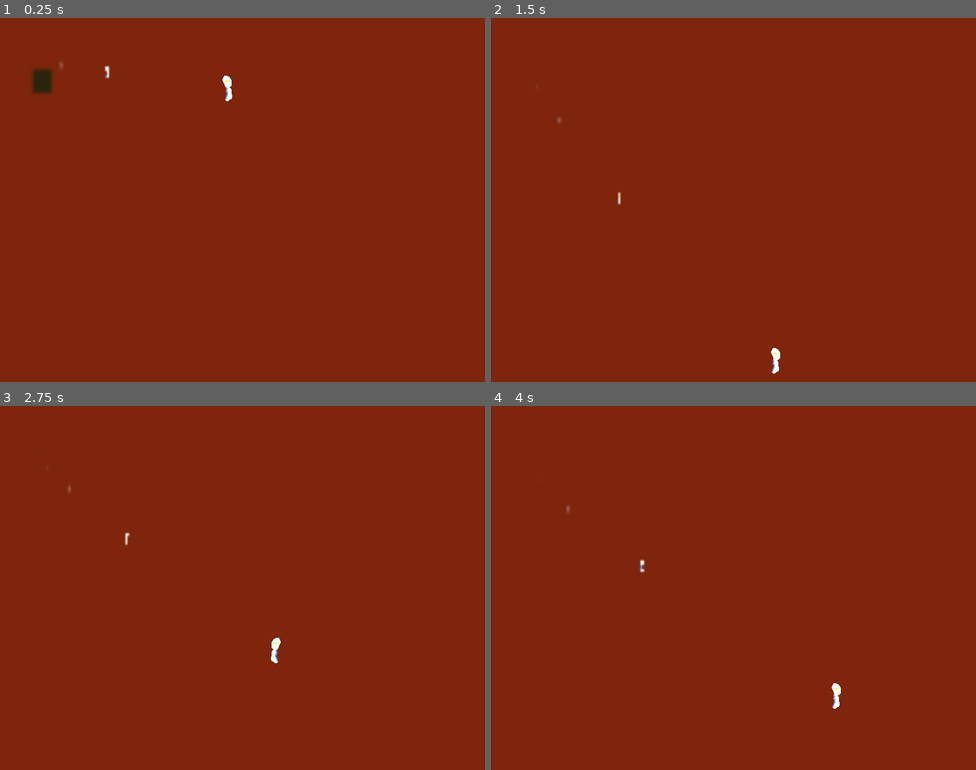
Above: before the commit, frames 1-4 (two rows, left to right).
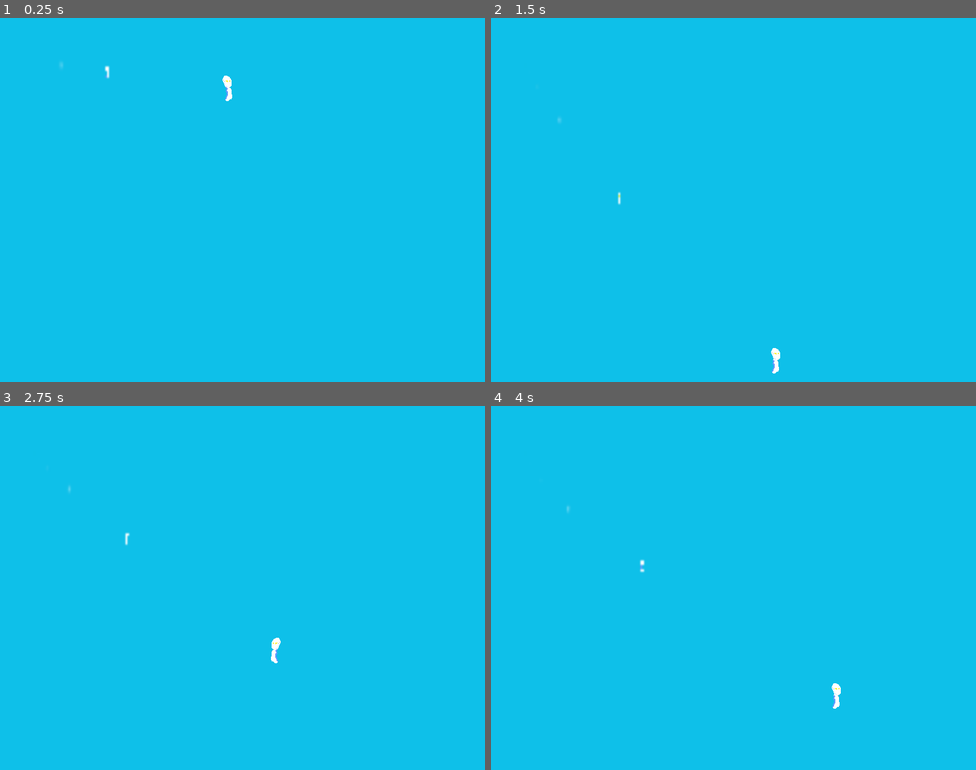
Above: after the commit, the same moments.

Repository: Axeltherabbit/ld47
Game: Godot game, scene res://scenes/room.tscn
Two runs of this game, one before a commit and one after it. Both use one fixed random seed, a clock stepped at 60 frames per second and the inputs below. This scene is started directly instead of the project's main scene.
Inputs:
- Up to frame 1 (0.25 s): no input
- Up to frame 2 (1.5 s): hold Y 0.53-1.28 s; hold D from 0.53 s (still down); tap Space at 0.77 s; tap E at 0.8, 1.35 s
- Up to frame 3 (2.75 s): tap Space at 1.52 s; tap Y at 1.55 s; release D at 2.03 s; hold A from 2.03 s (still down); hold Y from 2.03 s (still down); tap E at 2.3 s
- Up to frame 4 (4 s): release A at 2.78 s; release Y at 2.78 s; hold D from 2.78 s (still down); tap E at 2.85, 3.8 s; tap Space at 3.02, 3.77 s; tap Y at 3.05 s; hold N from 3.53 s (still down)

The runs differ from the first frame. In frame 1, 100% of the frame differs, in the area x 0-100%, y 0-100%; in frame 2, 100%; in frame 3, 100%; in frame 4, 100%.

Commit message:
added the music and changed few things, the game is ready for the export

Diff:
--- a/scenes/gate.tscn
+++ b/scenes/gate.tscn
@@ -55,7 +55,7 @@
 material = SubResource( 3 )
 script = ExtResource( 3 )
 
-[node name="Sprite2" type="Sprite" parent="."]
+[node name="background" type="Sprite" parent="."]
 material = SubResource( 5 )
 texture = ExtResource( 1 )
 centered = false
--- a/scenes/menu.tscn
+++ b/scenes/menu.tscn
@@ -13,7 +13,7 @@
 [node name="background" type="ColorRect" parent="."]
 anchor_right = 1.0
 anchor_bottom = 1.0
-color = Color( 0.137255, 0.0901961, 0.690196, 1 )
+color = Color( 0.0352941, 0.0470588, 0.0470588, 1 )
 __meta__ = {
 "_edit_use_anchors_": false
 }
@@ -21,10 +21,10 @@
 [node name="istructions" type="Button" parent="."]
 anchor_right = 0.263
 anchor_bottom = 0.065
-margin_left = 362.0
-margin_top = 238.0
-margin_right = 374.0
-margin_bottom = 258.0
+margin_left = 267.0
+margin_top = 266.0
+margin_right = 279.0
+margin_bottom = 286.0
 text = "istructions"
 __meta__ = {
 "_edit_use_anchors_": false
@@ -33,10 +33,10 @@
 [node name="credits" type="Button" parent="."]
 anchor_right = 0.263
 anchor_bottom = 0.065
-margin_left = 363.0
-margin_top = 349.0
-margin_right = 375.0
-margin_bottom = 369.0
+margin_left = 269.0
+margin_top = 354.0
+margin_right = 281.0
+margin_bottom = 374.0
 text = "credits"
 __meta__ = {
 "_edit_use_anchors_": false
@@ -54,7 +54,10 @@
 [node name="RichTextLabel" type="RichTextLabel" parent="istructions_text"]
 anchor_right = 1.0
 anchor_bottom = 1.0
-text = "asdddddddddddddddddddddddddddddddddddddddddddddddddddddddd"
+text = "(A) to move left
+(D) to move right
+(SPACE) to jump
+(E) to interact"
 __meta__ = {
 "_edit_use_anchors_": false
 }
@@ -71,21 +74,44 @@
 [node name="RichTextLabel" type="RichTextLabel" parent="credits_text"]
 anchor_right = 1.0
 anchor_bottom = 1.0
+focus_mode = 2
+text = "Game made by AxelTheRabbit
+Thank you Professor Douglas Hofstadter for the book that ispired this game https://en.wikipedia.org/wiki/I_Am_a_Strange_Loop
+Game made on Linux <3
+Graphics : Gimp
+Game engine : Godot
+Music : https://beepbox.co/
+I have used this shader : https://www.youtube.com/watch?v=qDT-nJXmfL0
+"
+selection_enabled = true
 __meta__ = {
 "_edit_use_anchors_": false
 }
 
-[node name="Label" type="Label" parent="."]
+[node name="title" type="Label" parent="."]
 anchor_top = 0.108
 anchor_right = 0.2
 anchor_bottom = 0.129
 rect_scale = Vector2( 5, 5 )
-text = "Title"
+text = "Strange loop"
 align = 1
 __meta__ = {
 "_edit_use_anchors_": false
 }
 
-[node name="AudioStreamPlayer" type="AudioStreamPlayer" parent="."]
+[node name="title2" type="Label" parent="."]
+anchor_top = 0.108
+anchor_right = 0.2
+anchor_bottom = 0.129
+margin_left = 8.0
+margin_top = 112.0
+margin_right = 8.0
+margin_bottom = 113.4
+rect_scale = Vector2( 5, 5 )
+text = "Start by pressing (E)"
+align = 1
+__meta__ = {
+"_edit_use_anchors_": false
+}
 [connection signal="pressed" from="istructions" to="." method="_on_istructions_pressed"]
 [connection signal="pressed" from="credits" to="." method="_on_credits_pressed"]
--- a/scenes/room.tscn
+++ b/scenes/room.tscn
@@ -7,6 +7,7 @@
 [ext_resource path="res://assets/2D/rotatebutton.png" type="Texture" id=5]
 [ext_resource path="res://assets/2D/platform.png" type="Texture" id=6]
 [ext_resource path="res://scenes/viewport.tscn" type="PackedScene" id=7]
+[ext_resource path="res://assets/Music/SuperAnnoyingSong.ogg" type="AudioStream" id=8]
 
 [sub_resource type="Animation" id=1]
 resource_name = "movement#"
@@ -73,7 +74,6 @@
 anims/movement# = SubResource( 1 )
 
 [node name="background" type="Sprite" parent="."]
-modulate = Color( 0.54902, 0.156863, 0.792157, 1 )
 show_behind_parent = true
 texture = ExtResource( 1 )
 centered = false
@@ -206,10 +206,10 @@
 visible = false
 anchor_right = 0.219
 anchor_bottom = 0.237
-margin_left = 50.7968
-margin_top = 134.929
-margin_right = 90.7968
-margin_bottom = 192.729
+margin_left = 43.3053
+margin_top = 22.5561
+margin_right = 83.3053
+margin_bottom = 80.3561
 __meta__ = {
 "_edit_use_anchors_": false
 }
@@ -217,6 +217,10 @@
 [node name="Viewport" parent="ViewportContainer" instance=ExtResource( 7 )]
 render_target_update_mode = 0
 gui_disable_input = true
+
+[node name="AudioStreamPlayer2D" type="AudioStreamPlayer2D" parent="."]
+stream = ExtResource( 8 )
+autoplay = true
 [connection signal="animation_finished" from="screen/AnimationPlayer" to="." method="_on_AnimationPlayer_animation_finished"]
 [connection signal="body_entered" from="startbutton" to="." method="_on_startbutton_body_entered"]
 [connection signal="body_exited" from="startbutton" to="." method="_on_startbutton_body_exited"]
--- a/scripts/gate.gd
+++ b/scripts/gate.gd
@@ -4,9 +4,8 @@
 
 
 func changescene(vp, scene):
-	vp.get_children()[0].queue_free()
+	for child in vp.get_children(): child.queue_free()
 	vp.add_child(load(scene).instance())
-
 
 # Called when the node enters the scene tree for the first time.
 func _input(event):
--- a/scripts/main.gd
+++ b/scripts/main.gd
@@ -9,7 +9,7 @@
 func _ready():
 	pass # Replace with function body.
 func changescene(vp, scene):
-	vp.get_children()[0].queue_free()
+	for child in vp.get_children(): child.queue_free()
 	vp.add_child(load(scene).instance())
 
 
--- a/scripts/menu.gd
+++ b/scripts/menu.gd
@@ -6,9 +6,8 @@
 # var b = "text"
 
 func changescene(vp, scene):
-	vp.get_children()[0].queue_free()
+	for child in vp.get_children(): child.queue_free()
 	vp.add_child(load(scene).instance())
-
 
 # Called when the node enters the scene tree for the first time.
 func _ready():
--- a/scripts/room.gd
+++ b/scripts/room.gd
@@ -11,7 +11,7 @@
 	img.flip_y()
 	img.resize(400,300)
 	img.lock()
-	img.save_png("res://test.png")
+	img.save_png("user://room.png")
 
 func _ready():
 	saveviewport()
--- a/scripts/screen.gd
+++ b/scripts/screen.gd
@@ -7,7 +7,7 @@
 func updatetex():
 
 	var file = File.new()
-	file.open("res://test.png", File.READ)
+	file.open("user://room.png", File.READ)
 	var bytes = file.get_buffer(file.get_len())
 	file.close()
 	var img = Image.new()
Binary file changed: assets/2D/room.png
Not shown, added: assets/Music/SuperAnnoyingSong.ogg.import
Not shown, added: assets/Music/SuperAnnoyingSong.wav.import
Not shown, added: assets/Music/SuperannoyingSong.wav.import
Not shown: 1 places in scenes/room.tscn that only renumber resources
Binary file changed: test.png
Not shown, added: assets/Music/SuperAnnoyingSong.ogg
Not shown, added: assets/Music/SuperAnnoyingSong.wav
